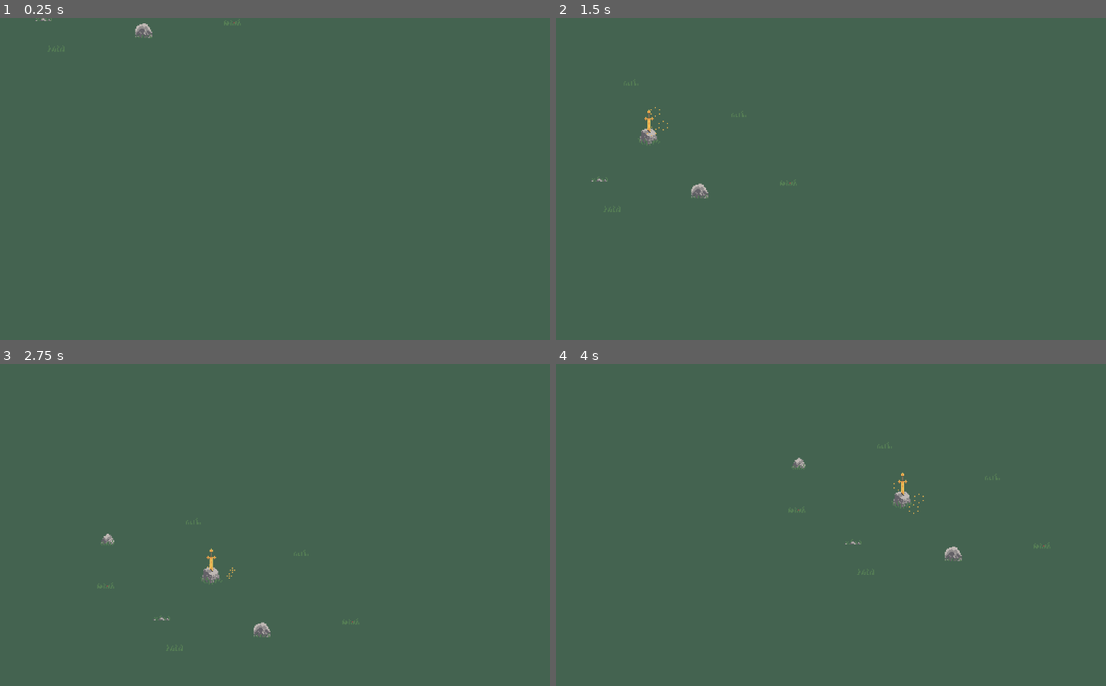
Above: before the commit, frames 1-4 (two rows, left to right).
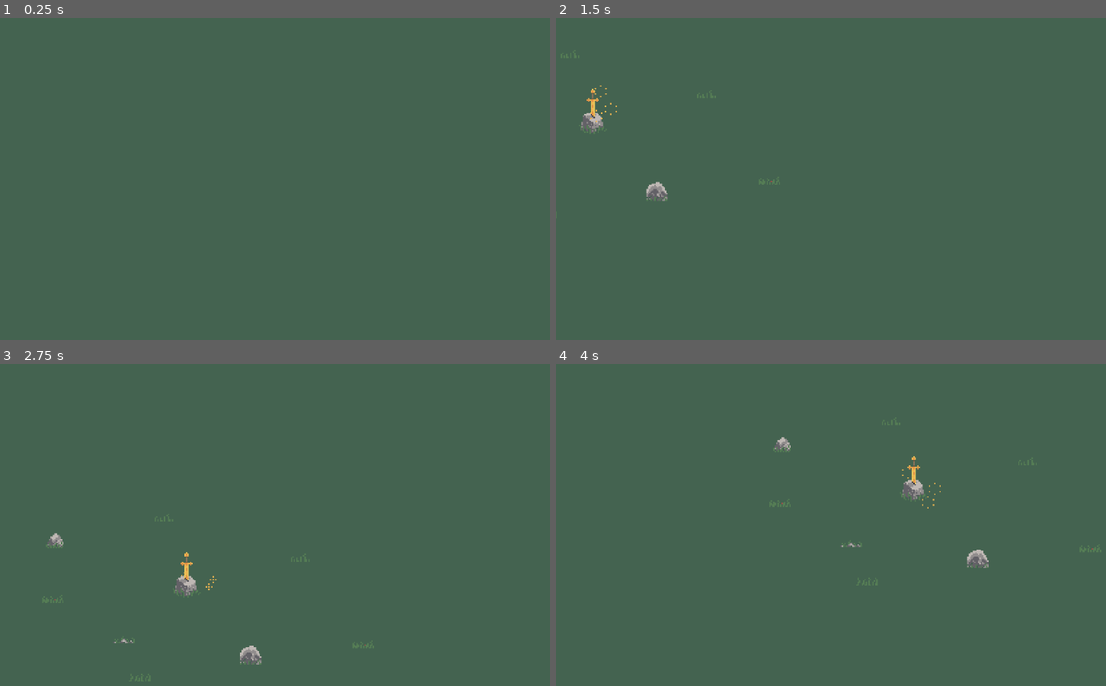
Above: after the commit, the same moments.

Repository: HedgeLizards/gobble
Game: Godot game, scene res://scenes/game.tscn
Two runs of this game, one before a commit and one after it. Both use one fixed random seed, a clock stepped at 60 frames per second and the inputs below. This scene is started directly instead of the project's main scene.
Inputs:
- Up to frame 1 (0.25 s): no input
- Up to frame 2 (1.5 s): tap Enter at 0.5, 0.6, 1.35 s; hold W (north) from 0.53 s (still down)
- Up to frame 3 (2.75 s): release W (north) at 2.03 s; hold A (west) from 2.03 s (still down); tap Enter at 2.1 s
- Up to frame 4 (4 s): tap Enter at 2.85, 3.6 s; release A (west) at 3.53 s; hold S (south) from 3.53 s (still down)

The runs differ from the first frame. In frame 1, 0.1% of the frame differs, in the area x 6-44%, y 0-11%; in frame 2, 0.8%; in frame 3, 1.1%, in the area x 7-69%, y 46-99%; in frame 4, 1.0%.

Commit message:
Fix hiDPI

Diff:
--- a/client/scripts/camera.gd
+++ b/client/scripts/camera.gd
@@ -3,6 +3,6 @@
 const screen_size_ratio = 256
 
 func _process(delta: float) -> void:
-	var s = DisplayServer.window_get_size() / screen_size_ratio
-	var z = max(0, floor(min(s.x, s.y)))
-	zoom = Vector2(z, z)
+	var s = DisplayServer.window_get_size() / DisplayServer.screen_get_scale() / screen_size_ratio
+	var z = max(0, min(s.x, s.y))
+	zoom = Vector2(z, z) * DisplayServer.screen_get_scale()
--- a/client/scripts/menu.gd
+++ b/client/scripts/menu.gd
@@ -18,6 +18,8 @@
 		$VBoxContainer/Identity/Skin.texture = load('%s/%s' % [SKINS_PATH, skins[skin_index]])
 
 func _ready():
+	scale *= DisplayServer.screen_get_scale()
+
 	$VBoxContainer/Identity/Name.text = '' if WebSocket.local_player_name == null else WebSocket.local_player_name
 	$VBoxContainer/Identity/Name.caret_column = $VBoxContainer/Identity/Name.text.length()
 	$VBoxContainer/Identity/Name.grab_focus()
